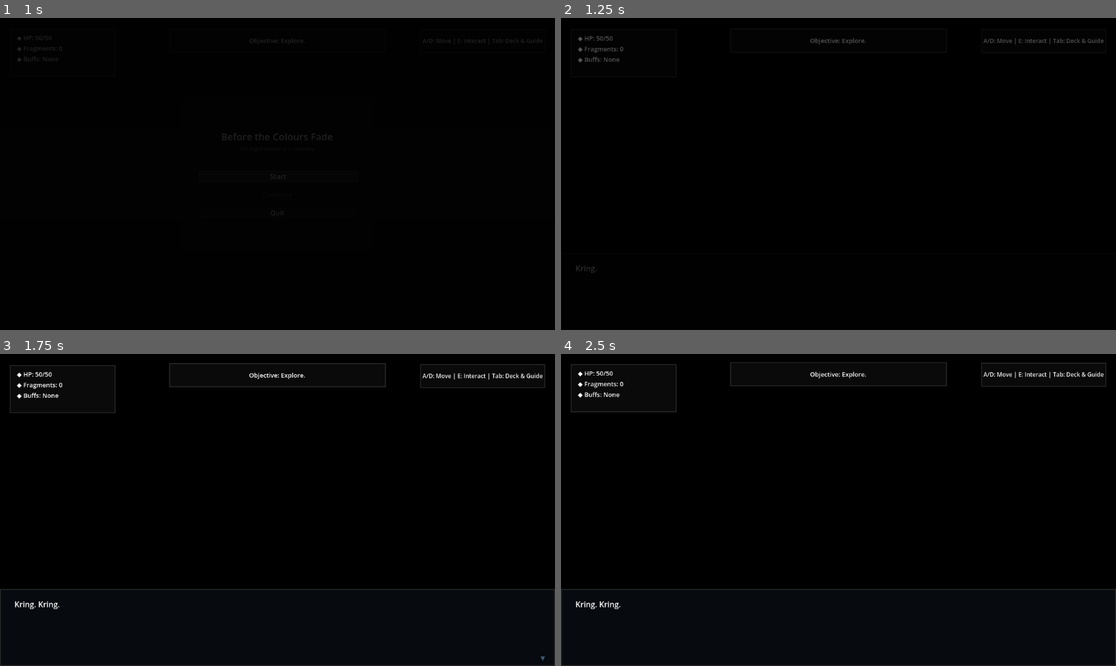
Above: before the commit, frames 1-4 (two rows, left to right).
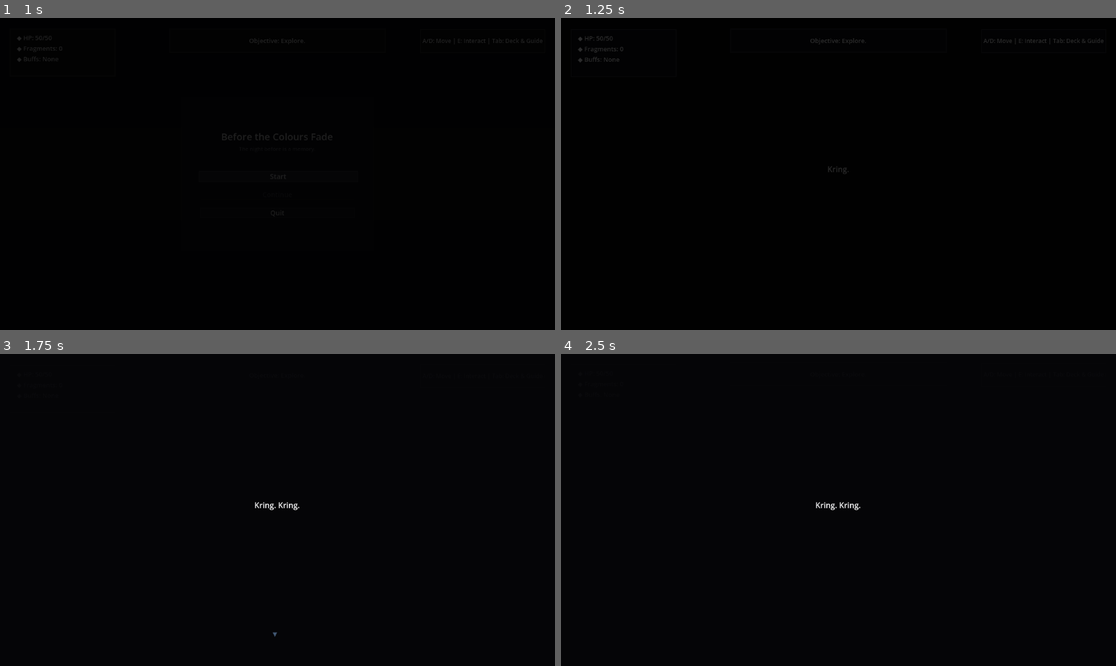
Above: after the commit, the same moments.

Repository: Team-Diospa/Before-The-Colours-Fade
Game: Godot game, scene res://scenes/ui/main_menu.tscn
The game is run twice, just before and just after one commit, with the same random seed, the same clock (stepped at 60 frames per second) and the same inputs.
Inputs (mouse positions are in pixels of both pictures, inside the frame that each line leads up to):
- Up to frame 1 (1 s): click "Start" at 0.5 s
- Up to frame 2 (1.25 s): no input
- Up to frame 3 (1.75 s): tap Enter at 1.25 s; move the mouse to (399, 494) at 1.27 s; tap A (a) at 1.35 s; click (399, 494) at 1.42 s; tap D (d) at 1.55 s
- Up to frame 4 (2.5 s): tap Space (space) at 2 s; drag from (727, 525) to (871, 569) at 2.02 s

Frame 1 is identical in both runs. In frame 2, 0.3% of the frame differs, in the area x 2-98%, y 5-82%; in frame 3, 1.6%; in frame 4, 1.7%, in the area x 0-100%, y 2-100%.

Commit message:
UI: Implement dedicated visual novel style fullscreen narration overlay for long narratives

Diff:
--- a/core/singletons/DialogueSystem.gd
+++ b/core/singletons/DialogueSystem.gd
@@ -17,6 +17,13 @@
 # Continuation indicator character for classic RPG dialog feel.
 var continue_indicator: Label
 
+# Visual novel mode layout variables.
+# RATIONALE: Fullscreen overlay mode dynamically centers text and panels.
+var _is_fullscreen_mode: bool = false
+var margin_container: MarginContainer
+var layout_container: BoxContainer
+var text_vbox: VBoxContainer
+
 # Tracks if dialogue is active.
 var is_active: bool = false
 
@@ -36,6 +43,7 @@
 # Dynamically updates the dialogue styling depending on whether the scene is dream or reality.
 # Ensures seamless visual transitions between the warm beige sketch and cold slate aesthetics.
 func _update_ui_style() -> void:
+	# Detect if current scene is in the dream world based on file path.
 	_is_dream_world = false
 	if get_tree() and get_tree().current_scene:
 		var path = get_tree().current_scene.scene_file_path
@@ -47,32 +55,125 @@
 	style_box.corner_radius_top_right = 0
 	style_box.corner_radius_bottom_left = 0
 	style_box.corner_radius_bottom_right = 0
-	style_box.border_width_left = 2
-	style_box.border_width_top = 2
-	style_box.border_width_right = 2
-	style_box.border_width_bottom = 2
 	style_box.anti_aliasing = false
 
-	if _is_dream_world:
-		style_box.bg_color = Color(0.96, 0.95, 0.92, 0.65) # Warm beige translucent paper glass
-		style_box.border_color = Color(0.12, 0.12, 0.15, 0.15) # Soft translucent charcoal border
-		style_box.shadow_color = Color(0, 0, 0, 0.1) # Soft muted shadow
-		style_box.shadow_size = 2
+	# Dynamically modify panel anchors, borders, and margins based on whether we are in fullscreen cutscene mode.
+	if _is_fullscreen_mode:
+		style_box.border_width_left = 0
+		style_box.border_width_top = 0
+		style_box.border_width_right = 0
+		style_box.border_width_bottom = 0
+		style_box.shadow_size = 0
+
+		# Anchor dialogue panel to fill the entire rect.
+		dialogue_panel.anchor_top = 0.0
+		dialogue_panel.anchor_left = 0.0
+		dialogue_panel.anchor_right = 1.0
+		dialogue_panel.anchor_bottom = 1.0
+		dialogue_panel.offset_top = 0.0
+		dialogue_panel.offset_left = 0.0
+		dialogue_panel.offset_right = 0.0
+		dialogue_panel.offset_bottom = 0.0
+
+		# Add generous padding for a centered reading experience.
+		margin_container.add_theme_constant_override("margin_left", 180)
+		margin_container.add_theme_constant_override("margin_right", 180)
+		margin_container.add_theme_constant_override("margin_top", 120)
+		margin_container.add_theme_constant_override("margin_bottom", 120)
+
+		# Center-align text and speaker labels.
+		text_label.horizontal_alignment = HORIZONTAL_ALIGNMENT_CENTER
+		text_label.vertical_alignment = VERTICAL_ALIGNMENT_CENTER
+		speaker_label.horizontal_alignment = HORIZONTAL_ALIGNMENT_CENTER
+
+		# Stack options vertically beneath the text.
+		layout_container.vertical = true
+		layout_container.alignment = BoxContainer.ALIGNMENT_CENTER
+		layout_container.add_theme_constant_override("separation", 20)
+
+		# Position continue indicator in the lower-middle portion of the screen.
+		continue_indicator.anchor_left = 0.5
+		continue_indicator.anchor_top = 0.9
+		continue_indicator.anchor_right = 0.5
+		continue_indicator.anchor_bottom = 0.9
+		continue_indicator.offset_left = -10.0
+		continue_indicator.offset_top = -10.0
+		continue_indicator.offset_right = 10.0
+		continue_indicator.offset_bottom = 10.0
+
+		# Configure solid background color depending on dream vs reality.
+		if _is_dream_world:
+			style_box.bg_color = Color(0.94, 0.92, 0.88, 0.98) # High-opacity warm sketch paper
+			text_label.add_theme_color_override("font_color", Color(0.12, 0.12, 0.15, 1.0))
+			speaker_label.add_theme_color_override("font_color", Color(0.65, 0.25, 0.15, 1.0)) # Brick red speaker badge
+			continue_indicator.add_theme_color_override("font_color", Color(0.12, 0.12, 0.15, 1.0))
+		else:
+			style_box.bg_color = Color(0.02, 0.02, 0.03, 0.98) # Cinematic near-black reality overlay
+			text_label.add_theme_color_override("font_color", Color(1.0, 1.0, 1.0, 1.0))
+			speaker_label.add_theme_color_override("font_color", Color(0.85, 0.85, 0.9, 1.0)) # Silver speaker badge
+			continue_indicator.add_theme_color_override("font_color", Color(0.6, 0.7, 0.8, 1.0))
+	else:
+		style_box.border_width_left = 2
+		style_box.border_width_top = 2
+		style_box.border_width_right = 2
+		style_box.border_width_bottom = 2
 		style_box.shadow_offset = Vector2(2, 2)
 
-		text_label.add_theme_color_override("font_color", Color(0.12, 0.12, 0.15, 1.0))
-		speaker_label.add_theme_color_override("font_color", Color(0.65, 0.25, 0.15, 1.0)) # Brick red badge
-		continue_indicator.add_theme_color_override("font_color", Color(0.12, 0.12, 0.15, 1.0))
-	else:
-		style_box.bg_color = Color(0.06, 0.08, 0.12, 0.5) # Dark slate translucent glass
-		style_box.border_color = Color(1.0, 1.0, 1.0, 0.15) # Thin white glass shine border
-		style_box.shadow_color = Color(0, 0, 0, 0.25) # Soft subtle shadow
-		style_box.shadow_size = 4
-		style_box.shadow_offset = Vector2(2, 2)
-
-		text_label.add_theme_color_override("font_color", Color(1.0, 1.0, 1.0, 1.0))
-		speaker_label.add_theme_color_override("font_color", Color(0.85, 0.85, 0.9, 1.0)) # Soft silver speaker badge
-		continue_indicator.add_theme_color_override("font_color", Color(0.6, 0.7, 0.8, 1.0))
+		# Reset anchors to bottom docked panel (160px height).
+		dialogue_panel.anchor_top = 1.0
+		dialogue_panel.anchor_left = 0.0
+		dialogue_panel.anchor_right = 1.0
+		dialogue_panel.anchor_bottom = 1.0
+		dialogue_panel.offset_top = -160.0
+		dialogue_panel.offset_left = 0.0
+		dialogue_panel.offset_right = 0.0
+		dialogue_panel.offset_bottom = 0.0
+
+		# Reset standard small margins.
+		margin_container.add_theme_constant_override("margin_left", 30)
+		margin_container.add_theme_constant_override("margin_right", 30)
+		margin_container.add_theme_constant_override("margin_top", 20)
+		margin_container.add_theme_constant_override("margin_bottom", 20)
+
+		# Reset text alignment to top-left.
+		text_label.horizontal_alignment = HORIZONTAL_ALIGNMENT_LEFT
+		text_label.vertical_alignment = VERTICAL_ALIGNMENT_TOP
+		speaker_label.horizontal_alignment = HORIZONTAL_ALIGNMENT_LEFT
+
+		# Reset container layout to horizontal.
+		layout_container.vertical = false
+		layout_container.alignment = BoxContainer.ALIGNMENT_BEGIN
+		layout_container.add_theme_constant_override("separation", 10)
+
+		# Reset continue indicator to bottom-right corner of the panel.
+		continue_indicator.anchor_left = 1.0
+		continue_indicator.anchor_top = 1.0
+		continue_indicator.anchor_right = 1.0
+		continue_indicator.anchor_bottom = 1.0
+		continue_indicator.offset_left = -30.0
+		continue_indicator.offset_top = -25.0
+		continue_indicator.offset_right = -15.0
+		continue_indicator.offset_bottom = -10.0
+
+		# Configure semi-transparent colors.
+		if _is_dream_world:
+			style_box.bg_color = Color(0.96, 0.95, 0.92, 0.65) # Warm beige translucent paper glass
+			style_box.border_color = Color(0.12, 0.12, 0.15, 0.15) # Soft translucent charcoal border
+			style_box.shadow_color = Color(0, 0, 0, 0.1) # Soft muted shadow
+			style_box.shadow_size = 2
+
+			text_label.add_theme_color_override("font_color", Color(0.12, 0.12, 0.15, 1.0))
+			speaker_label.add_theme_color_override("font_color", Color(0.65, 0.25, 0.15, 1.0)) # Brick red badge
+			continue_indicator.add_theme_color_override("font_color", Color(0.12, 0.12, 0.15, 1.0))
+		else:
+			style_box.bg_color = Color(0.06, 0.08, 0.12, 0.5) # Dark slate translucent glass
+			style_box.border_color = Color(1.0, 1.0, 1.0, 0.15) # Thin white glass shine border
+			style_box.shadow_color = Color(0, 0, 0, 0.25) # Soft subtle shadow
+			style_box.shadow_size = 4
+
+			text_label.add_theme_color_override("font_color", Color(1.0, 1.0, 1.0, 1.0))
+			speaker_label.add_theme_color_override("font_color", Color(0.85, 0.85, 0.9, 1.0)) # Soft silver speaker badge
+			continue_indicator.add_theme_color_override("font_color", Color(0.6, 0.7, 0.8, 1.0))
 
 	dialogue_panel.add_theme_stylebox_override("panel", style_box)
 
@@ -107,7 +208,8 @@
 
 
 	# MarginContainer for padding.
-	var margin_container = MarginContainer.new()
+	# RATIONALE: We make this a class member to dynamically override margins for fullscreen cutscene layouts.
+	margin_container = MarginContainer.new()
 	margin_container.anchor_right = 1.0
 	margin_container.anchor_bottom = 1.0
 	margin_container.offset_right = 0.0
@@ -120,15 +222,15 @@
 	margin_container.add_theme_constant_override("margin_bottom", 20)
 	dialogue_panel.add_child(margin_container)
 
-	# Horizontal container to separate text and option buttons.
-	var h_box = HBoxContainer.new()
-	margin_container.add_child(h_box)
+	# BoxContainer to support dynamic switching between horizontal and vertical layouts.
+	layout_container = BoxContainer.new()
+	margin_container.add_child(layout_container)
 
 	# RATIONALE: Nesting labels inside a VBox container to show speaker badge above dialogue text.
-	var text_vbox = VBoxContainer.new()
+	text_vbox = VBoxContainer.new()
 	text_vbox.size_flags_horizontal = Control.SIZE_EXPAND_FILL
 	text_vbox.alignment = BoxContainer.ALIGNMENT_CENTER
-	h_box.add_child(text_vbox)
+	layout_container.add_child(text_vbox)
 
 	# Speaker label widget.
 	speaker_label = Label.new()
@@ -148,7 +250,7 @@
 	options_container = VBoxContainer.new()
 	options_container.alignment = BoxContainer.ALIGNMENT_CENTER
 	options_container.custom_minimum_size.x = 220
-	h_box.add_child(options_container)
+	layout_container.add_child(options_container)
 
 	# Continuation indicator (pulsing upside-down triangle).
 	continue_indicator = Label.new()
@@ -207,13 +309,16 @@
 			get_viewport().set_input_as_handled()
 
 # Load and start a dialogue sequence from a Dictionary.
-func start_dialogue(tree: Dictionary, start_node: String = "start") -> void:
+# RATIONALE: Optional is_fullscreen_narration boolean allows displaying long narrative sequences
+# in a visual-novel cinematic format with centered text and stacked choices.
+func start_dialogue(tree: Dictionary, start_node: String = "start", is_fullscreen_narration: bool = false) -> void:
 	dialogue_tree = tree
 	is_active = true
+	_is_fullscreen_mode = is_fullscreen_narration
 	root_control.visible = true # Enable full overlay control node
 	dialogue_panel.visible = true
 
-	# Dynamically update styling to adapt to the active world mode (dream vs. reality).
+	# Dynamically update styling to adapt to the active world mode (dream vs. reality) and fullscreen state.
 	_update_ui_style()
 
 	# Smooth fade-in
--- a/scenes/combat/CombatManager.gd
+++ b/scenes/combat/CombatManager.gd
@@ -1069,6 +1069,7 @@
 # Resolve transition after victory.
 func _resolve_victory() -> void:
 	if enemy_name == "Castle Boss":
+		# RATIONALE: Pass true to start the post-Castle Boss transition in a fullscreen cutscene layout.
 		DialogueSystem.start_dialogue({
 			"start": {
 				"text": "Wow, that was awesome Hilbert. I didn't know you could do that.",
@@ -1114,7 +1115,7 @@
 				"speaker": "Hilbert",
 				"next": ""
 			}
-		}, "start")
+		}, "start", true)
 
 		if not EventBus.dialogue_finished.is_connected(_on_castle_victory_finished):
 			EventBus.dialogue_finished.connect(_on_castle_victory_finished)
@@ -1122,6 +1123,7 @@
 	elif enemy_name == "Pack Leader":
 		# RATIONALE: Visual novel style branching ending. Hilbert's dissociation fractures.
 		# Incorporates McHale's Ontological Metalepsis and Lacan's Real.
+		# Pass true to show the cinematic endings and choice paths in fullscreen VN mode.
 		DialogueSystem.start_dialogue({
 			"start": {
 				"text": "The fire is gone. The village is quiet now, Hilbert.",
@@ -1321,7 +1323,7 @@
 				"text": "[System]: True Ending. You have accepted the weight of the Real.",
 				"next": ""
 			}
-		}, "start")
+		}, "start", true)
 
 		if not EventBus.dialogue_finished.is_connected(_on_pack_victory_finished):
 			EventBus.dialogue_finished.connect(_on_pack_victory_finished)
--- a/scenes/exploration/apartment.gd
+++ b/scenes/exploration/apartment.gd
@@ -867,7 +867,8 @@
 	# RATIONALE: Monitor dialogue text updates to coordinate lighting transitions during intro.
 	if not EventBus.dialogue_text_updated.is_connected(_on_dialogue_text_updated):
 		EventBus.dialogue_text_updated.connect(_on_dialogue_text_updated)
-	DialogueSystem.start_dialogue(opening_narration, "start")
+	# RATIONALE: Pass true to enable the visual novel style dedicated fullscreen cutscene for the opening alarm narration.
+	DialogueSystem.start_dialogue(opening_narration, "start", true)
 	if not EventBus.dialogue_finished.is_connected(_on_opening_narration_finished):
 		EventBus.dialogue_finished.connect(_on_opening_narration_finished)
 
@@ -905,7 +906,8 @@
 	if GlobalState.has_flag("bed_slept"):
 		DialogueSystem.start_dialogue({"start": {"text": "You've already made your choice about the bed.", "next": ""}}, "start")
 		return
-	DialogueSystem.start_dialogue(bed_dialogue, "start")
+	# RATIONALE: Pass true to enable the visual novel style dedicated fullscreen cutscene for the bed monologue choice.
+	DialogueSystem.start_dialogue(bed_dialogue, "start", true)
 	if not EventBus.dialogue_finished.is_connected(_on_bed_dialogue_finished):
 		EventBus.dialogue_finished.connect(_on_bed_dialogue_finished)
 
@@ -989,7 +991,8 @@
 	tween.tween_property(CanvasModulateNode, "color", COLOR_DEPRESSION, 5.0)
 	has_showered = true
 	GlobalState.set_flag("has_showered", true)
-	DialogueSystem.start_dialogue(shower_dialogue, "start")
+	# RATIONALE: Pass true to trigger the sensory-based shower monologue sequence in fullscreen cutscene mode.
+	DialogueSystem.start_dialogue(shower_dialogue, "start", true)
 	if not EventBus.dialogue_finished.is_connected(_on_shower_dialogue_finished):
 		EventBus.dialogue_finished.connect(_on_shower_dialogue_finished)
 
@@ -1005,7 +1008,8 @@
 	if current_objective == "shower":
 		DialogueSystem.start_dialogue(door_locked_shower, "start")
 		return
-	DialogueSystem.start_dialogue(door_dialogue, "start")
+	# RATIONALE: Pass true to display the exit door transition dialogue in visual novel cutscene mode.
+	DialogueSystem.start_dialogue(door_dialogue, "start", true)
 	if not EventBus.dialogue_finished.is_connected(_on_door_dialogue_finished):
 		EventBus.dialogue_finished.connect(_on_door_dialogue_finished)
 
--- a/scenes/exploration/hallway.gd
+++ b/scenes/exploration/hallway.gd
@@ -204,7 +204,8 @@
 		EventBus.play_sound.emit("murmur_fade_out")
 
 		# Play the full atmospheric panic and memory sequence.
-		DialogueSystem.start_dialogue(panic_dialogue, "start")
+		# RATIONALE: Pass true to render this heavy panic attack and threshold transition sequence in fullscreen mode.
+		DialogueSystem.start_dialogue(panic_dialogue, "start", true)
 
 		# Connect to dialogue finish to perform transition.
 		if not EventBus.dialogue_finished.is_connected(_on_dialogue_finished):
